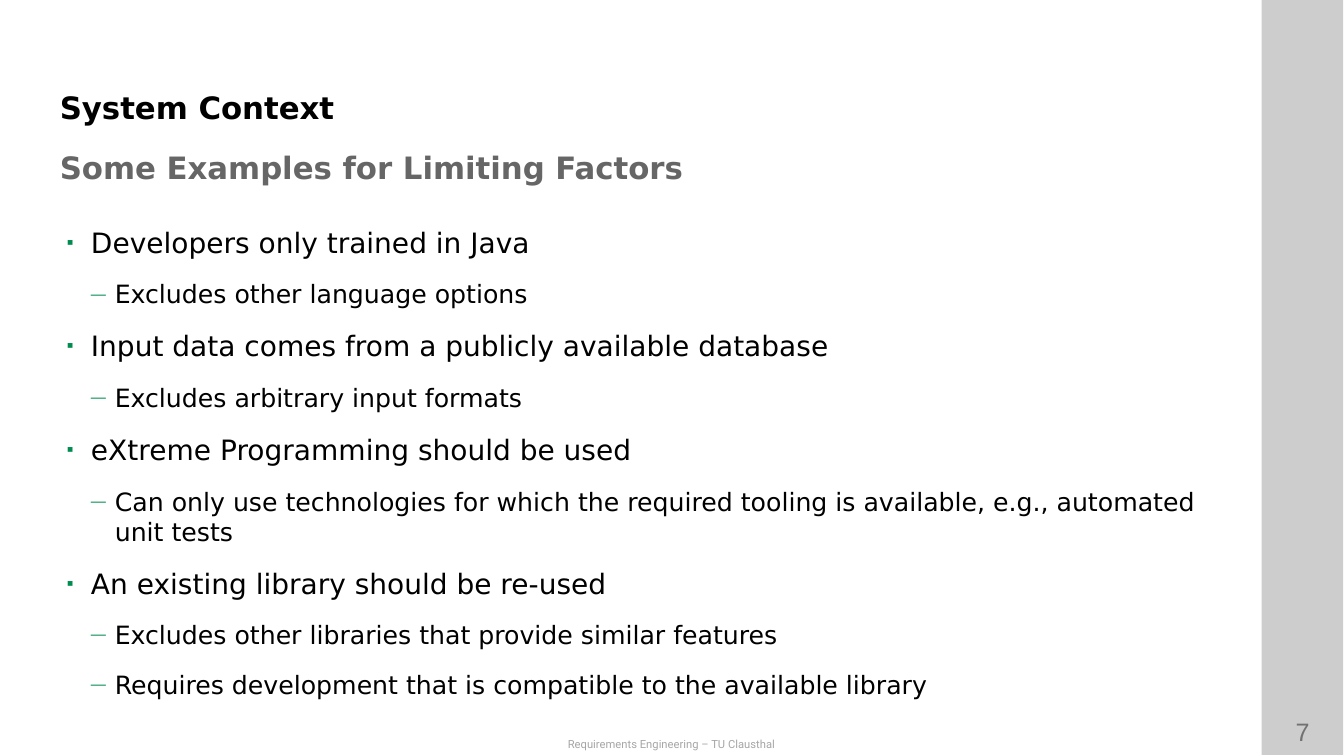
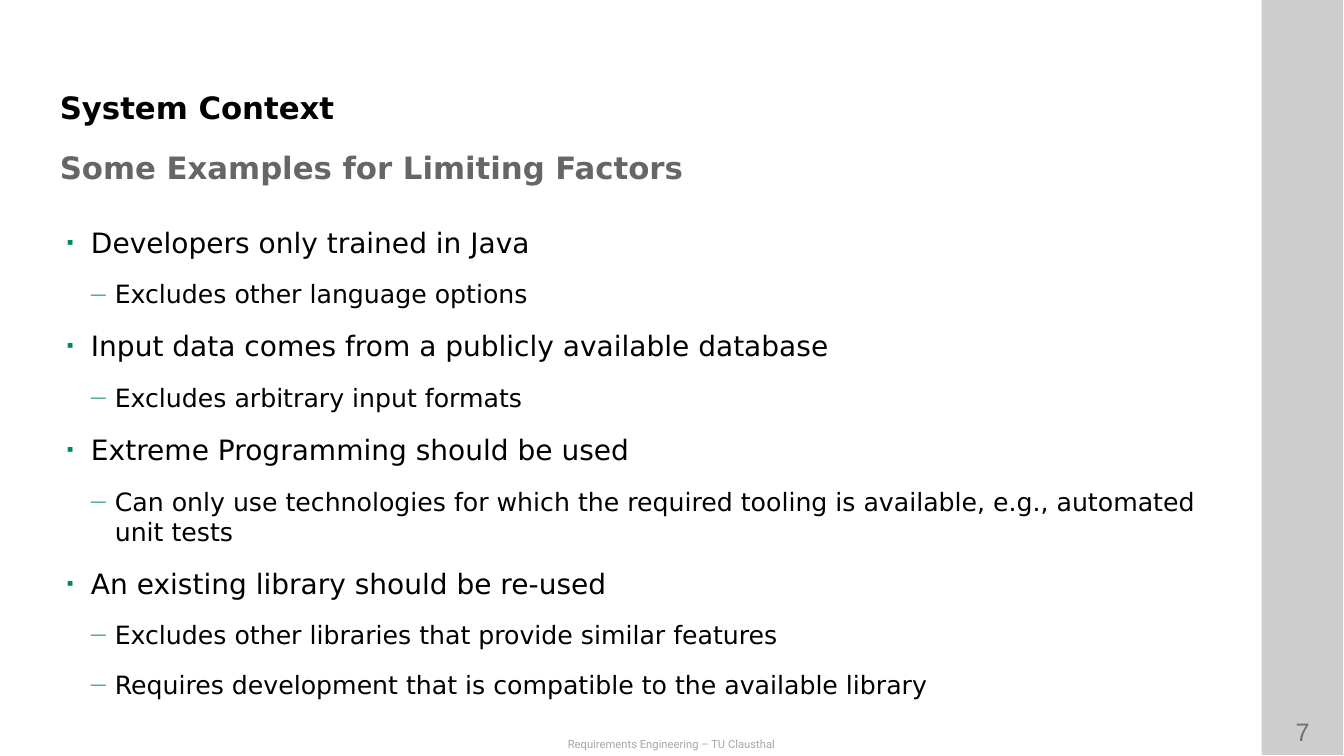
Before and after one commit to ETCE-LAB/teaching-material, a slide deck: slide 7 of Requirements-Engineering/RE-L02-System-Context-Boundaries-and-Types-of-Requirements.pptx. Drawn at 1344x756 pixels with LibreOffice and Linux fonts; fonts in the diff are those of the drawing; background and template pictures are left out. Boxes give left, top, right and bottom in pixels: in the first picture for what was removed or moved away, otherwise in the second. Text is boxed around its words. In the diff, an @@ line names an element or a change of style, - is before the commit and + after.

```diff
--- a/Requirements-Engineering/RE-L02-System-Context-Boundaries-and-Types-of-Requirements.pptx
+++ b/Requirements-Engineering/RE-L02-System-Context-Boundaries-and-Types-of-Requirements.pptx
@@ text at (91,438,629,466): text changed @@
-◾ eXtreme Programming should be used
+◾ Extreme Programming should be used
```
Also in this commit, not shown: 2 other slides changed, 5 other files.
